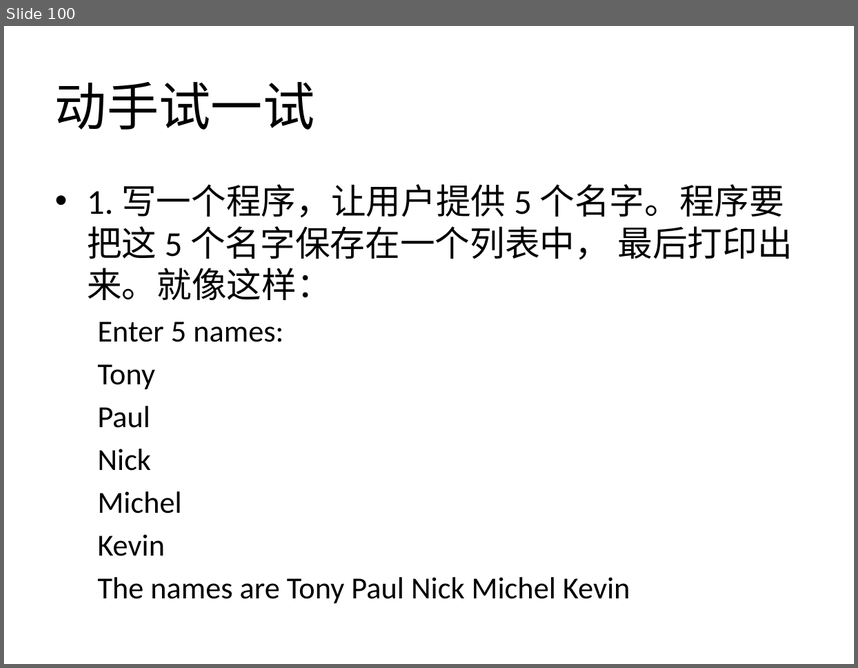
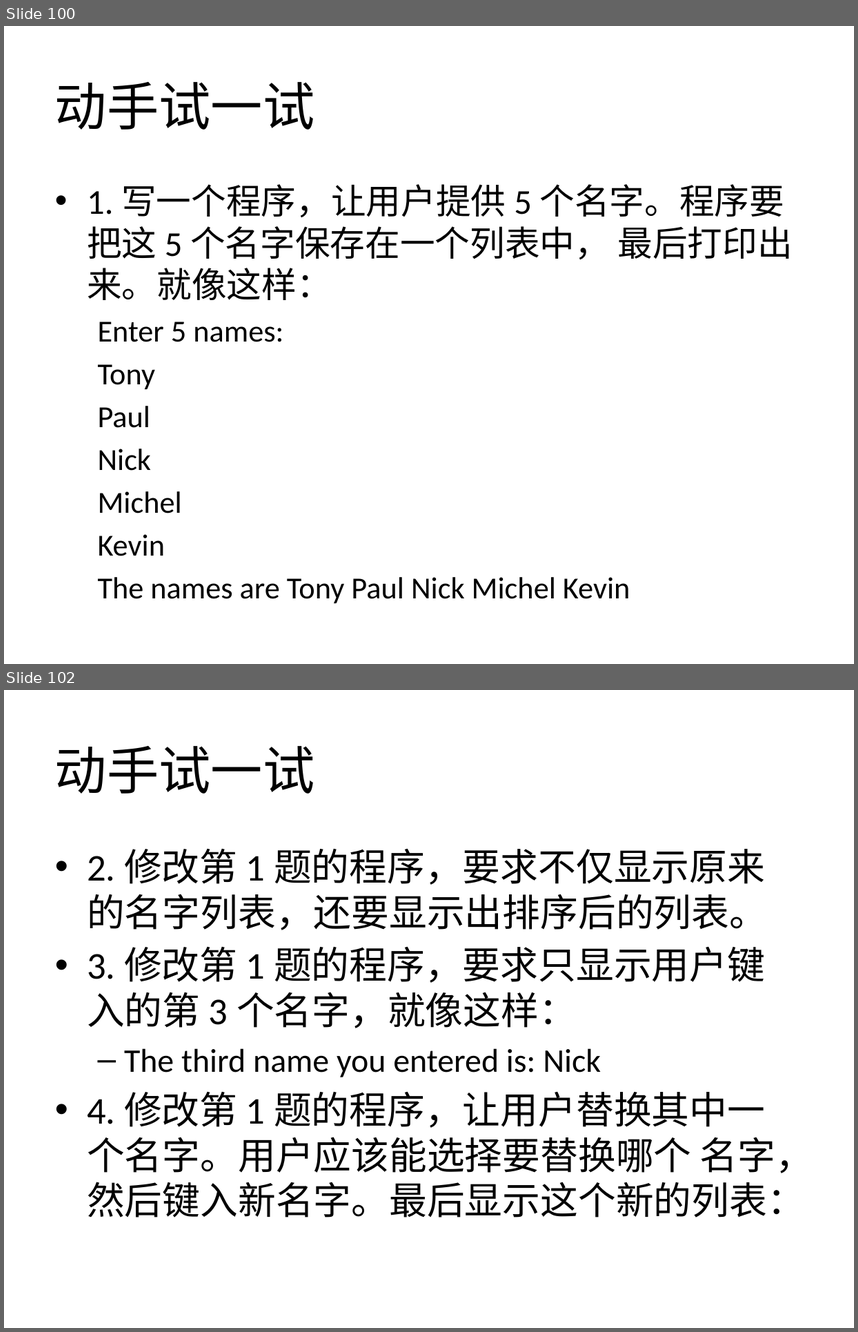
Before and after one commit to zhinan18/Python3, a slide deck: readme/Python3.pptx. Shown one above the other, each under a label of ours: slide 100 before the commit, slides 100 and 102 after it; the slides between them are not shown. The pictures are 858x668 and 858x1332 pixels, drawn with LibreOffice and Linux fonts; fonts in the diff are those of the drawing. Boxes give left, top, right and bottom in pixels: in the first picture for what was removed or moved away, otherwise in the second. Text is boxed around its words. In the diff, an @@ line names an element or a change of style, - is before the commit and + after.

```diff
--- a/readme/Python3.pptx
+++ b/readme/Python3.pptx
@@ slide 102 added at (4, 690, 854, 1328), background #FFFFFF @@
@@ title added at (55, 746, 314, 793), 44 pt, text #000000 @@
+动手试一试
@@ text added at (87, 849, 813, 1217), 32 pt, text #000000 @@
+• 2. 修改第 1 题的程序，要求不仅显示原来的名字列表，还要显示出排序后的列表。
+• 3. 修改第 1 题的程序，要求只显示用户键入的第 3 个名字，就像这样：
+  – The third name you entered is: Nick
+• 4. 修改第 1 题的程序，让用户替换其中一个名字。用户应该能选择要替换哪个 名字，然后键入新名字。最后显示这个新的列表：
```
Also in this commit, not shown: 15 other slides added.
